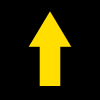
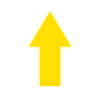
Comparing the layer stacks of the two 100 x 100 images. Changes:
removed layer "Shape 2" over [0, 0, 100, 100]
removed layer "Background" over [0, 0, 100, 100]
